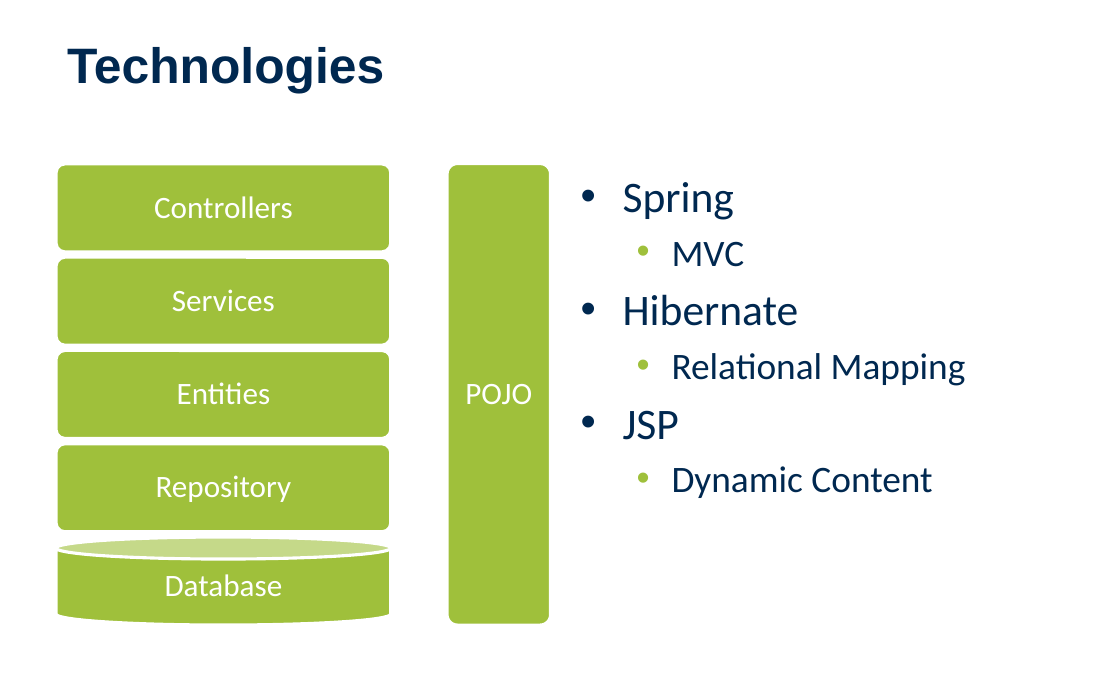
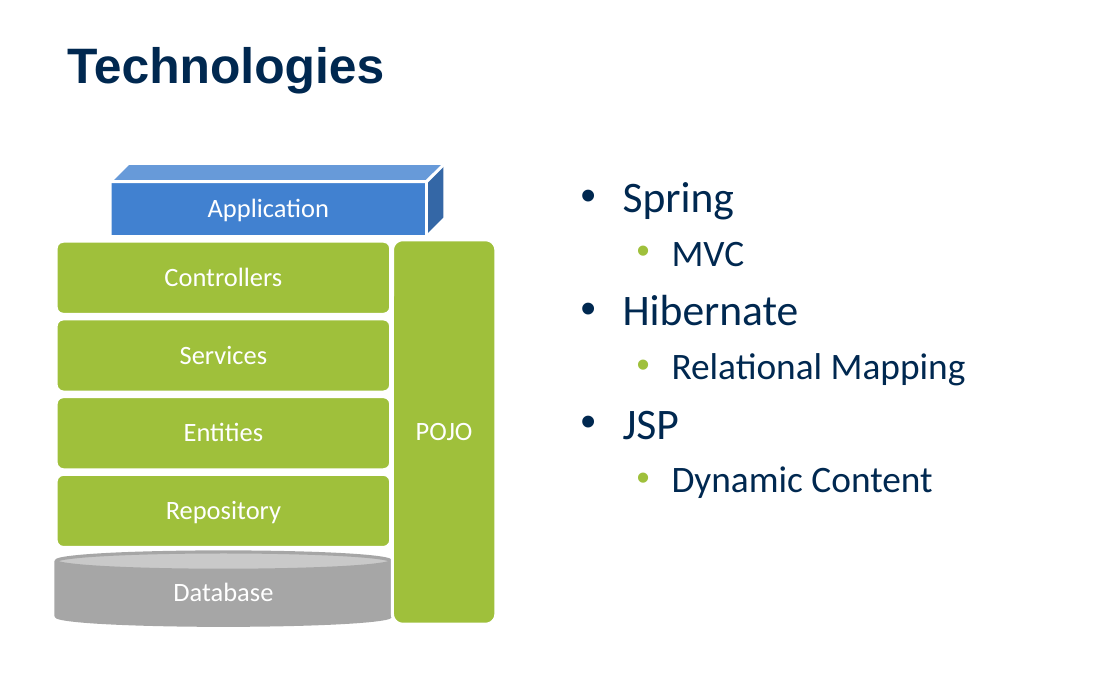
Before and after one commit to SV-ZeroOne/TwoFace, a slide deck: slide 4 of Presentation/Entelect Software PowerPoint Template.pptx. Drawn at 1120x700 pixels with LibreOffice and Linux fonts; fonts in the diff are those of the drawing; background and template pictures are left out. Boxes give left, top, right and bottom in pixels: in the first picture for what was removed or moved away, otherwise in the second. Text is boxed around its words. In the diff, an @@ line names an element or a change of style, - is before the commit and + after.

Commit message:
Presentation

```diff
--- a/Presentation/Entelect Software PowerPoint Template.pptx
+++ b/Presentation/Entelect Software PowerPoint Template.pptx
@@ cube added at box(110, 164, 445, 236), fill #4181D0, outline #FFFFFF 2 pt @@
@@ text added at box(208, 198, 329, 222), 17 pt, text #FFFFFF @@
+Application
@@ rounded rectangle: place and size @@
-rounded rectangle at box(56, 258, 391, 346)
+rounded rectangle at box(56, 241, 391, 314)
@@ text "Controllers": place and size @@
-text "Controllers" at box(154, 196, 293, 219)
+text "Controllers" at box(164, 267, 282, 286)
@@ rounded rectangle: place and size @@
-rounded rectangle at box(447, 164, 550, 625)
+rounded rectangle at box(392, 240, 495, 624)
@@ size 20 to 17 pt; less space between paragraphs in 6 elements at box(173, 583, 273, 601), box(166, 501, 281, 524), box(184, 422, 264, 441), box(180, 346, 267, 364), box(164, 267, 282, 286), box(416, 423, 473, 440) @@
@@ text "POJO": place and size @@
-text "POJO" at box(465, 384, 532, 404)
+text "POJO" at box(416, 423, 473, 440)
@@ rounded rectangle: place and size @@
-rounded rectangle at box(56, 164, 391, 252)
+rounded rectangle at box(56, 319, 391, 392)
@@ text "Services": place and size @@
-text "Services" at box(172, 289, 275, 312)
+text "Services" at box(180, 346, 267, 364)
@@ rounded rectangle: place and size @@
-rounded rectangle at box(56, 351, 391, 439)
+rounded rectangle at box(56, 396, 391, 469)
@@ text "Entities": place and size @@
-text "Entities" at box(177, 382, 271, 404)
+text "Entities" at box(184, 422, 264, 441)
@@ rounded rectangle: place and size @@
-rounded rectangle at box(56, 444, 391, 532)
+rounded rectangle at box(56, 474, 391, 547)
@@ text "Repository": place and size @@
-text "Repository" at box(156, 475, 292, 502)
+text "Repository" at box(166, 501, 281, 524)
@@ cylinder: place and size @@
-cylinder at box(56, 538, 391, 626)
+cylinder at box(56, 552, 391, 625)
@@ cylinder at box(56, 552, 391, 625): fill #9FC03B to #A6A6A6; outline #FFFFFF 2 pt to #A6A6A6 2 pt @@
@@ text "Database": place and size @@
-text "Database" at box(165, 574, 283, 597)
+text "Database" at box(173, 583, 273, 601)
```
